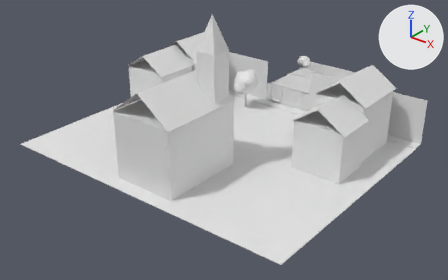
What one commit did to the Blender file games/deux-tabliers/assets-src/modeles/fiches/coque.blend.
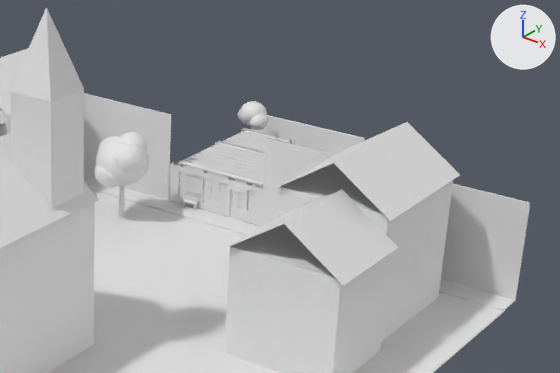
Old and new are each drawn whole from a 50 mm camera at (57.3, -91.4, 38.5) aimed at (7.9, -29.5, 0.1) and again close up on the part from 43% to 98% of the width and 4% to 63% of the height. Every picture has the same lights, and +X, +Y and +Z are marked at upper right. The first two pictures are the older version. Materials are left out; every surface is plain grey.

The scene before the commit, as lines of its bpy script (objects in view):
```python
ob_shell_village = bpy.data.objects.new('shell_village', me_shell_village)
ob_shell_village.location = (0.0, 0.0, 0.0)
ob_shell_village_glass = bpy.data.objects.new('shell_village_glass', me_shell_village_glass)
ob_shell_village_glass.location = (0.0, 0.0, 0.0)
ob_shell_village_street = bpy.data.objects.new('shell_village_street', me_shell_village_street)
ob_shell_village_street.location = (0.0, 0.0, 0.0)
# also in view: 'shell_village_ext_fond' at (6.8, -3.0, 2.1)
```
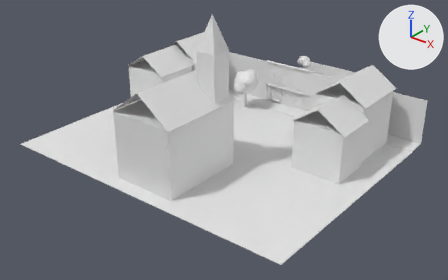
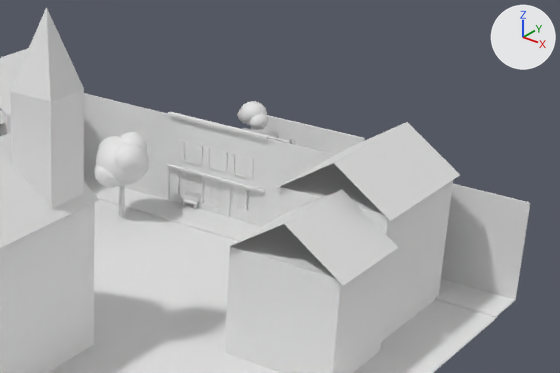
Boxes [x1, y1, x2, y2] around the edits, measured in the close-ups (560 x 373 px; the box of a moved part takes in the faces that stretch with it):
part 1 of me_shell_village_street, added
    after: [185, 142, 196, 163]
part 2 of me_shell_village_street, added
    after: [167, 112, 268, 140]
part 3 of me_shell_village_street, added
    after: [178, 140, 185, 160]
part 4 of me_shell_village_street, added
    after: [195, 144, 203, 165]
part 5 of me_shell_village_street, added
    after: [202, 146, 210, 167]
part 6 of me_shell_village_street, added
    after: [220, 151, 228, 172]
part 7 of me_shell_village_street, added
    after: [227, 153, 235, 174]
part 8 of me_shell_village_street, added
    after: [166, 164, 264, 193]
part 9 of me_shell_village_street, moved or reshaped
    before: [48, 176, 516, 373]
    after: [48, 176, 530, 373]
part 10 of me_shell_village_street, added
    after: [169, 116, 266, 189]

The change, as a list of edits to the scene's bpy script:
```text
Change me_shell_village_street:
    used by ob_shell_village_street; location = (0.0, 0.0, 0.0)
    remove me_shell_village_street.from_pydata(...)  # 1534 vertices, 1312 faces; spans x -14.0..30.0, y -48.0..-13.0, z -0.2..20.0
    add me_shell_village_street.from_pydata(...)  # 1684 vertices, 1442 faces; spans x -14.0..30.0, y -48.0..-13.0, z -0.2..20.0
    me_shell_village_street part 1: a new loose piece, a box spanning x 4.95..5.85, y -13.12..-13.1, z 3.4..4.8
    me_shell_village_street part 2: the loose piece of 24 vertices spanning x 5.0..6.2, y -13.1, z 0.5..0.9 is copied, and the copy is scaled about its middle by (6.76, 7.33, 0.523), then moved by (2.0, -0.1, 5.9); it spans x 3.5..11.6, y -13.4..-13.0, z 6.5..6.7
    me_shell_village_street part 3: a new loose piece, a box spanning x 4.38..4.92, y -13.16..-13.1, z 3.4..4.8
    me_shell_village_street part 4: a new loose piece, a box spanning x 5.88..6.42, y -13.16..-13.1, z 3.4..4.8
    me_shell_village_street part 5: a new loose piece, a box spanning x 6.48..7.02, y -13.16..-13.1, z 3.4..4.8
    me_shell_village_street part 6: a new loose piece, a box spanning x 7.98..8.52, y -13.16..-13.1, z 3.4..4.8
    me_shell_village_street part 7: a new loose piece, a box spanning x 8.58..9.12, y -13.16..-13.1, z 3.4..4.8
    me_shell_village_street part 8: a new loose piece of 24 vertices spanning x 3.5..11.6, y -13.3..-13.0, z 2.6..2.8
    me_shell_village_street part 9: 8 vertices moved from x -14.0..30.0, y -14.8..-14.6, z -0.2..0.0 to x -14.0..30.0, y -15.9..-15.8, z -0.2..0.0; 6 vertices removed from x -14.0..30.0, y -14.8..-14.6, z -0.2..0.0; 8 vertices added at x -14.0..30.0, y -15.9..-13.0, z -0.2..0.0
    me_shell_village_street part 10: 4 vertices added at x 3.6..11.5, y -13.1..-13.0, z 2.8
    other edits to the shape of me_shell_village_street do not show in these pictures
```
